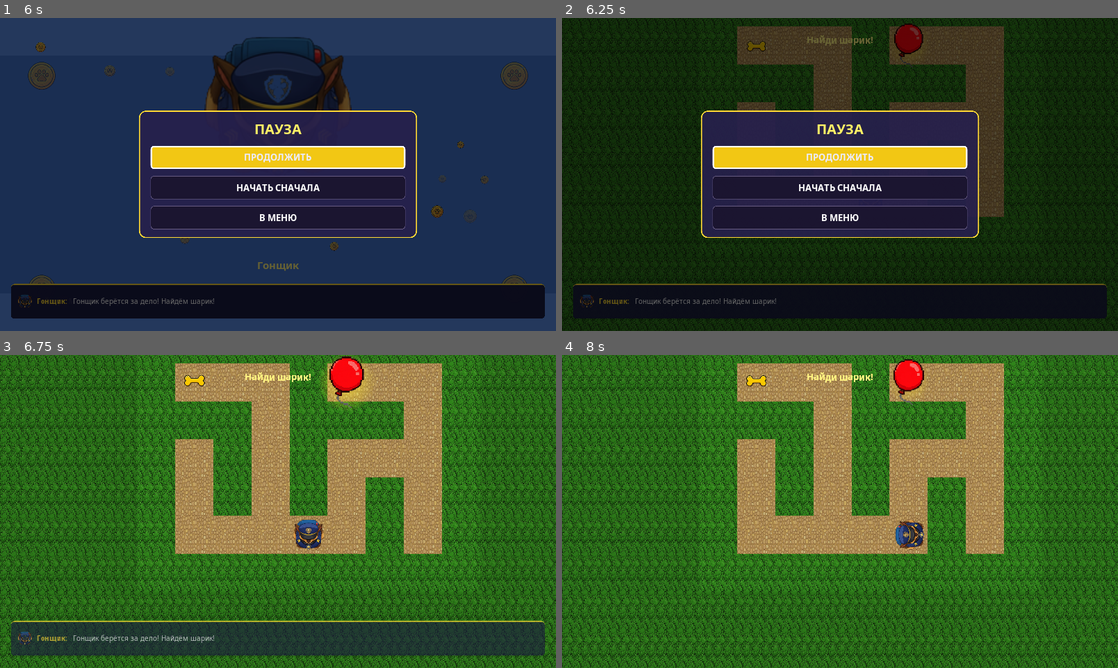
Above: before the commit, frames 1-4 (two rows, left to right).
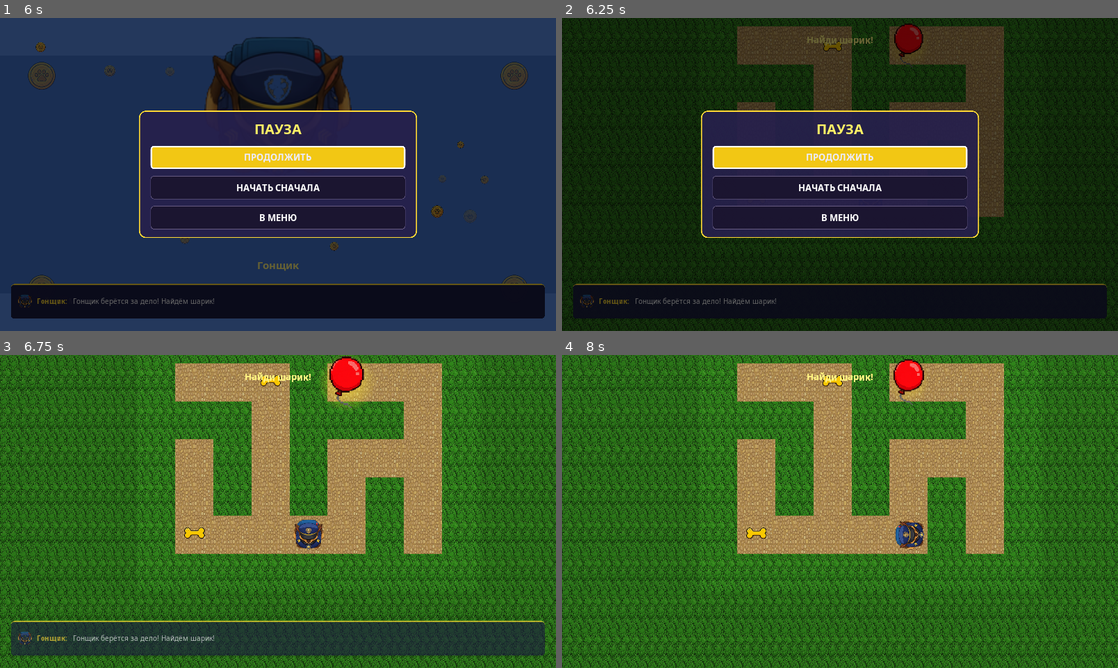
Above: after the commit, the same moments.

Repository: sergeisorin/Paw-patrol-maze
Game: Godot game, scene res://scenes/ui/MainMenu.tscn
Two runs of this game, one before a commit and one after it. Both use one fixed random seed, a clock stepped at 60 frames per second and the inputs below. Sound files missing from this copy of the repository are replaced by a short silence.
Inputs:
- Up to frame 1 (6 s): click "START" at 0.5 s; hold Right (move_right) 1.28-2.03 s; hold Space (confirm) 1.28-2.03 s; hold Escape (back) 2.03-2.78 s; tap Space (confirm) at 2.1, 3.6, 5.1 s; hold Right (move_right) 2.78-3.53 s; hold Space (confirm) 2.78-3.53 s; hold Up (move_up) 3.53-4.28 s; hold Space (confirm) 4.28-5.03 s; hold Left (move_left) 4.28-5.78 s; hold Escape (back) from 5.78 s (still down); hold Space (confirm) from 5.78 s (still down)
- Up to frame 2 (6.25 s): keep holding Escape (back); keep holding Space (confirm)
- Up to frame 3 (6.75 s): release Escape (back) at 6.5 s; release Space (confirm) at 6.5 s; click "НАЧАТЬ СНАЧАЛА" at 6.5 s
- Up to frame 4 (8 s): hold Right (move_right) from 7.28 s (still down); tap Space (confirm) at 7.35 s

Frame 1 is identical in both runs. In frame 2, 0.1% of the frame differs, in the area x 33-51%, y 7-11%; in frame 3, 0.3%, in the area x 33-51%, y 6-59%; in frame 4, 0.3%.

Commit message:
Enhance maze generation and project configuration
- Updated MazeGenerator to improve collectible distribution logic, ensuring at least 2 collectibles on side branches based on mission level.
- Added a new configuration option in project.godot to set main run arguments for mission selection.

Made-with: Cursor

Diff:
--- a/project.godot
+++ b/project.godot
@@ -41,6 +41,11 @@
 window/size/test_height=540
 window/stretch/mode="2d"
 window/stretch/aspect="keep"
+
+[editor]
+
+main_run_args="--mission=20"
+
 [input]
 
 move_left={
--- a/scripts/maze/MazeGenerator.gd
+++ b/scripts/maze/MazeGenerator.gd
@@ -183,11 +183,13 @@
 		walker = parents[walker]
 
 	var dead_ends_off_path = []
+	var all_off_path = []
 	for c in path_cells:
 		if c == start_pos or c == goal_pos:
 			continue
 		if path_set.has(c):
 			continue
+		all_off_path.append(c)
 		var pn = _path_neighbor_count(maze, width, height, c)
 		if pn == 1:
 			dead_ends_off_path.append(c)
@@ -195,26 +197,29 @@
 	_shuffle_with_rng(dead_ends_off_path, rng)
 
 	var surprise_budget = int(clamp(level / 5, 0, 4))
-	var collectible_target = int(clamp(1 + level / 5, 1, 8))
+	# At least 2 bones on side branches; grows with mission (level == mission index).
+	var collectible_target = int(clamp(2 + level / 2, 2, 10))
 	var chosen_surprises = min(surprise_budget, dead_ends_off_path.size())
-	var chosen_collect = min(collectible_target, dead_ends_off_path.size() - chosen_surprises)
-
-	var ix = 0
+
 	var surprise_cells = []
 	for i in chosen_surprises:
-		if ix >= dead_ends_off_path.size():
-			break
-		surprise_cells.append(dead_ends_off_path[ix])
-		ix += 1
-
+		surprise_cells.append(dead_ends_off_path[i])
+
+	var surprise_set = {}
+	for s in surprise_cells:
+		surprise_set[s] = true
+
+	var collect_pool = []
+	for c in all_off_path:
+		if surprise_set.has(c):
+			continue
+		collect_pool.append(c)
+	_shuffle_with_rng(collect_pool, rng)
+
+	var chosen_collect = min(collectible_target, collect_pool.size())
 	var collectible_cells = []
 	for i in chosen_collect:
-		while ix < dead_ends_off_path.size() and dead_ends_off_path[ix] in surprise_cells:
-			ix += 1
-		if ix >= dead_ends_off_path.size():
-			break
-		collectible_cells.append(dead_ends_off_path[ix])
-		ix += 1
+		collectible_cells.append(collect_pool[i])
 
 	for y in height:
 		for x in width:
